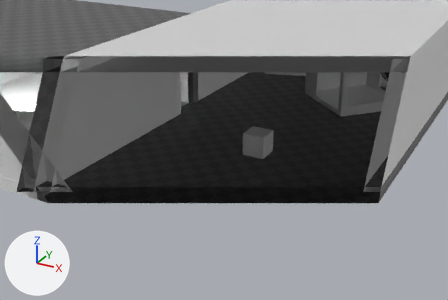
An edit to the FBX model DevoidStandaloneLauncher/LauncherContents/devoid_l1.fbx, drawn before and after from the same camera.
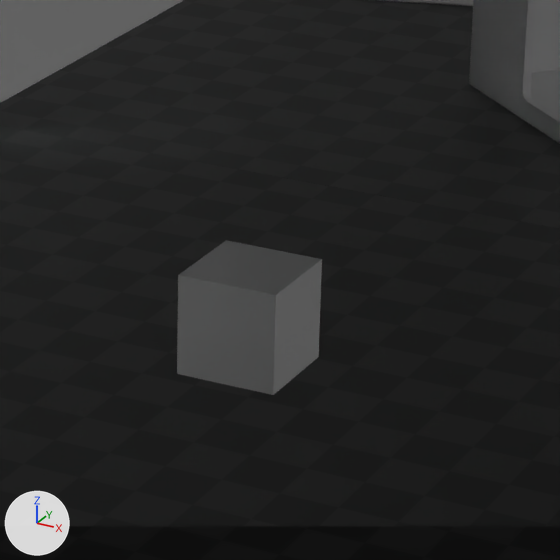
There are two pictures of each version: one from a camera (50 mm lens) standing at (0.731, -0.685, 0.364) and looking at (0.368, -0.025, 0.034), one close up on the part from 46% to 72% of the width and 25% to 65% of the height. The lights are fixed; the arrows at lower left show +X, +Y and +Z. The last two pictures show the newer version. Everything nearer to the camera than a plane just in front of the edit is cut away. Objects named as collision shapes, trigger or cutter boxes, shadow casters or lower levels of detail are left out. Where no turn or scale is listed for an object, it has been applied to the vertices.

The first close-up shows 'Cube:Collideable_Static.006', 'Cube:Collideable_Static.012', 'Cube:Collideable_Static.015', 'Glassy:Model', 'turret_factory_open' and 1 more.
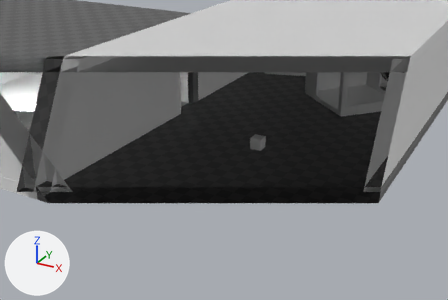
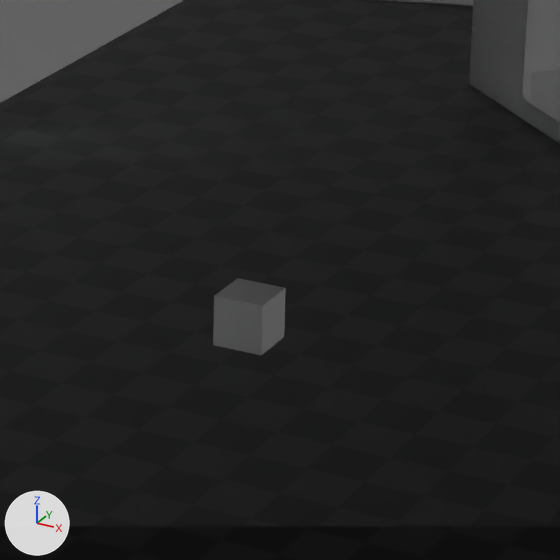
Boxes [x1, y1, x2, y2] around the edits, measured in the close-ups (560 x 560 px):
```json
{"object": "Glassy:Model", "change": "rescaled", "before": [177, 240, 322, 395], "after": [213, 278, 286, 355], "on screen": "49% narrower, 50% shorter"}
```

Scene script edits in JSON lines:
```json
{"op": "set", "path": "ob_glassy_model.scale", "old": "(0.015, 0.015, 0.015)", "new": "(0.0075, 0.0075, 0.0075)"}
```
